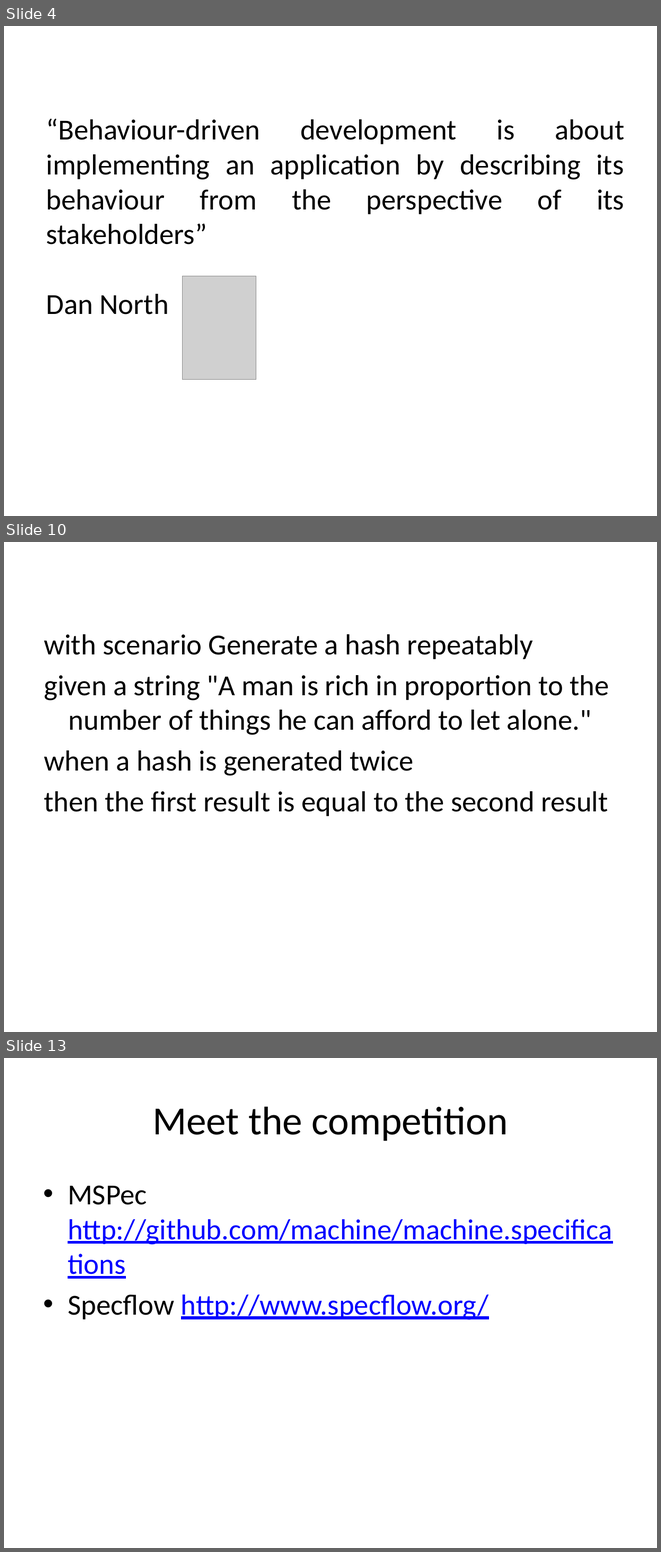
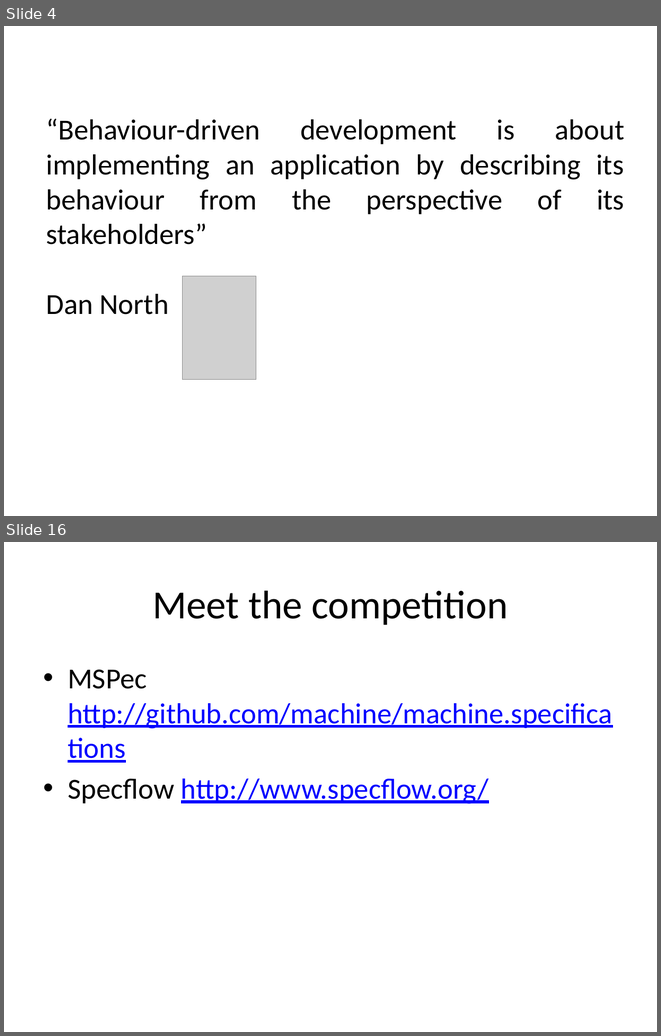
Before and after one commit to liammclennan/Liam-s-Presentations, a slide deck: storyq/Behaviour-Driven Development.pptx. Shown one above the other, each under a label of ours: slides 4, 10 and 13 before the commit, slides 4 and 16 after it; the slides between them are not shown. The pictures are 661x1552 and 661x1036 pixels, drawn with LibreOffice and Linux fonts; fonts in the diff are those of the drawing; grey boxes stand for pictures. Boxes give left, top, right and bottom in pixels: in the first picture for what was removed or moved away, otherwise in the second. Text is boxed around its words. In the diff, an @@ line names an element or a change of style, - is before the commit and + after.

```diff
--- a/storyq/Behaviour-Driven Development.pptx
+++ b/storyq/Behaviour-Driven Development.pptx
@@ slide 10 removed at <box>4,542,657,1032</box>, background #FFFFFF @@
@@ text removed at <box>44,634,609,816</box> @@
-with scenario Generate a hash repeatably
-given a string "A man is rich in proportion to the number of things he can afford to let alone."
-when a hash is generated twice
-then the first result is equal to the second result
@@ what was slide 13 is now slide 16 @@
```
Also in this commit, not shown: 4 slides changed, 8 slides added, 4 other slides removed, 17 other files.
